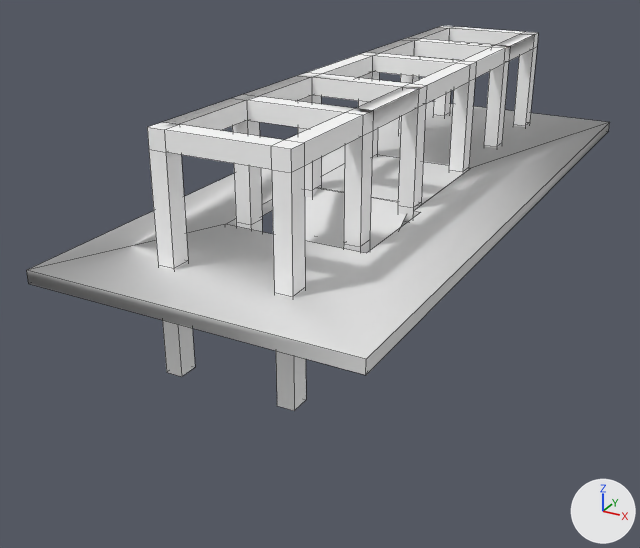
Renders of the FBX model Assets/originalModels/library.fbx from each side of a commit.
One viewpoint serves both versions: a 50 mm camera at (12.68, -20.03, 8.8) aimed at (2.84, -2.15, -0.14). Lighting does not change. The marker at lower right points along +X, +Y and +Z. Mesh edges are drawn as thin lines. Where no turn or scale is listed for an object, it has been applied to the vertices. Vertices at the same position are counted once.

In view in the first picture: 'frame', 'slope', 'stair'.
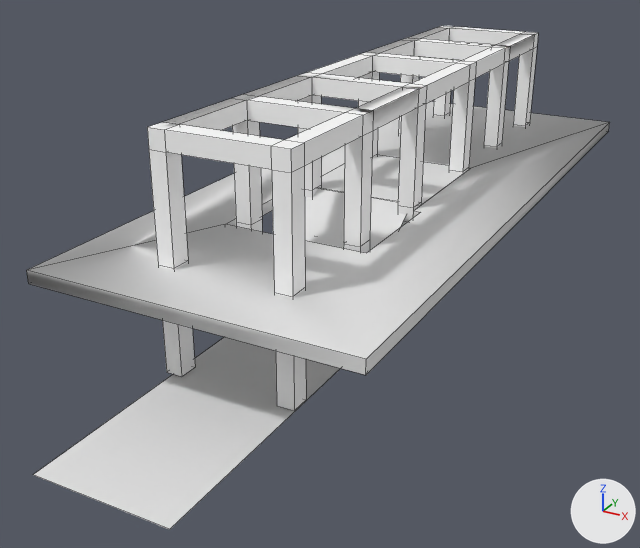
Location of each change, (x1, y1, x2, y2) in pixels of the pictures (640 x 548 px):
'slope', reshaped
    before: (305, 188, 406, 250)
    after: (33, 188, 406, 529)
part 1 of me_plane, added
    after: (33, 337, 340, 529)

The edits, one by one:
me_plane has 6 vertices, 2 faces and spans x 0.69..3.88, y -3.32..0.49, z -1.41..1.11.
me_plane is used by ob_slope; location (1.09, -1.62, 0.63).
Verts and faces of me_plane; kept vertices keep their numbers, new ones are numbered from 6.
Before the commit, vertices of me_plane: 4 (3.88, -3.32, -1.41), 5 (0.85, -3.32, -1.41).
Part 1, on me_plane:
New vertex 6 is at (3.88, -9.46, -1.41), pixel (169, 529).
New vertex 7 is at (0.85, -9.46, -1.41), pixel (32, 474).
New faces: (4, 5, 7, 6).
